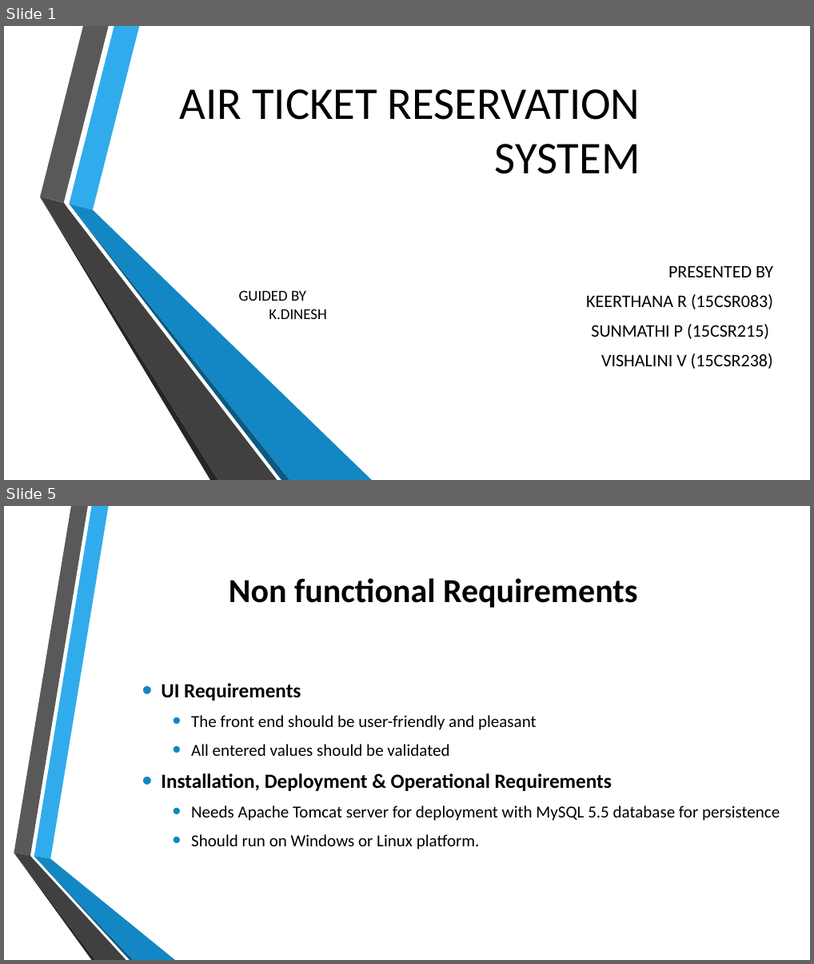
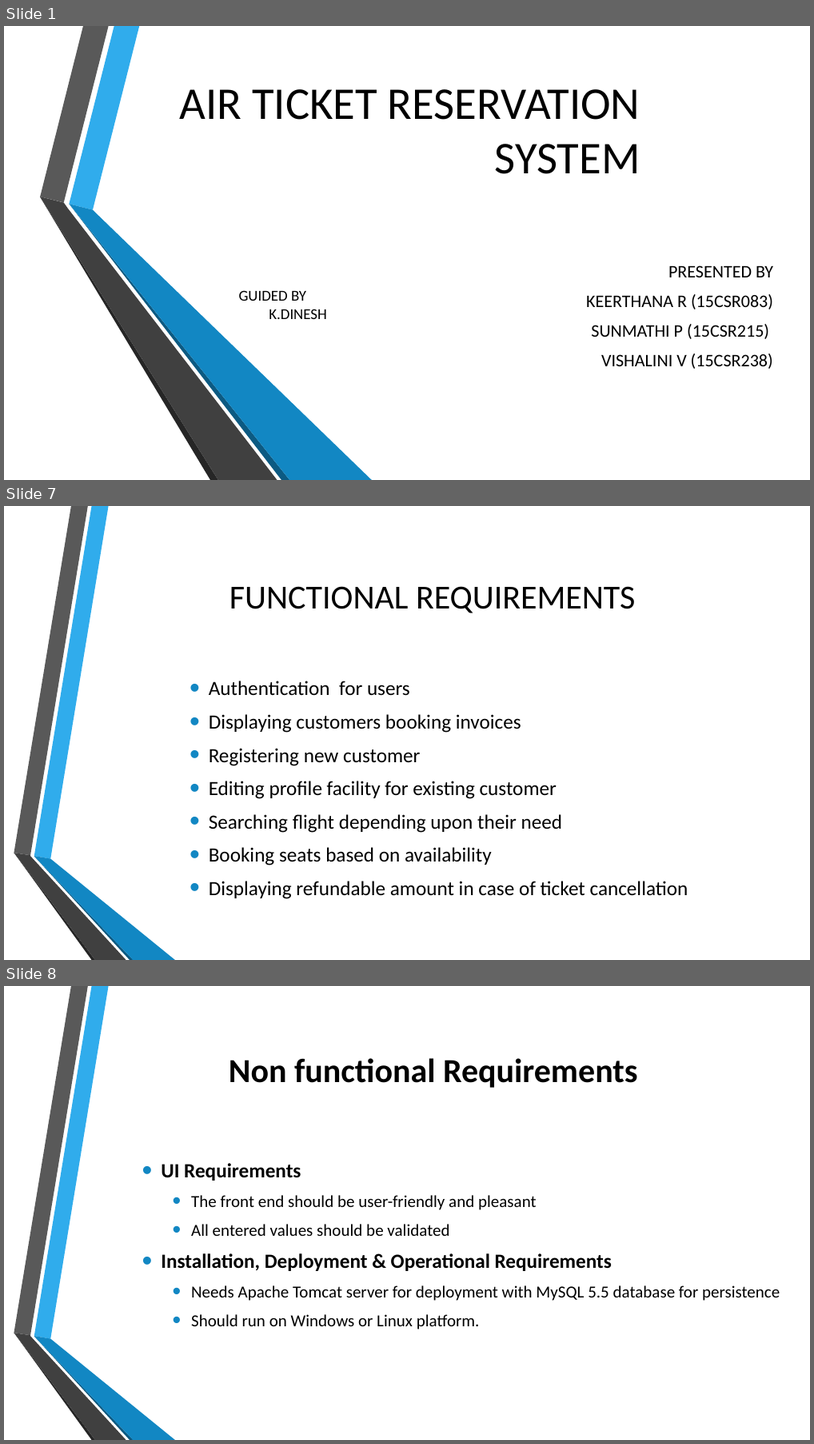
Before and after one commit to keerthanaselvi1998/EAIRTECKET_PPT, a slide deck: AIR TICKET RESERVATION SYSTEM.pptx. Shown one above the other, each under a label of ours: slides 1 and 5 before the commit, slides 1, 7 and 8 after it; the slides between them are not shown. The pictures are 814x964 and 814x1444 pixels, drawn with LibreOffice and Linux fonts; fonts in the diff are those of the drawing; background and template pictures are left out. Boxes give left, top, right and bottom in pixels: in the first picture for what was removed or moved away, otherwise in the second. Text is boxed around its words. In the diff, an @@ line names an element or a change of style, - is before the commit and + after.

```diff
--- a/AIR TICKET RESERVATION SYSTEM.pptx
+++ b/AIR TICKET RESERVATION SYSTEM.pptx
@@ slide 7 added at <box>4,506,810,960</box>, background picture (left out); not listed: 6 template elements that a slide beside it also shows @@
@@ title added at <box>230,586,635,613</box>, 40 pt, text #000000 @@
+FUNCTIONAL REQUIREMENTS
@@ text added at <box>209,714,689,899</box>, 24 pt, text #000000 @@
+• Authentication for users
+• Displaying customers booking invoices
+• Registering new customer
+• Editing profile facility for existing customer
+• Searching flight depending upon their need
+• Booking seats based on availability
+• Displaying refundable amount in case of ticket cancellation
@@ what was slide 5 is now slide 8 @@
```
Also in this commit, not shown: 4 slides changed, 3 other slides added.
